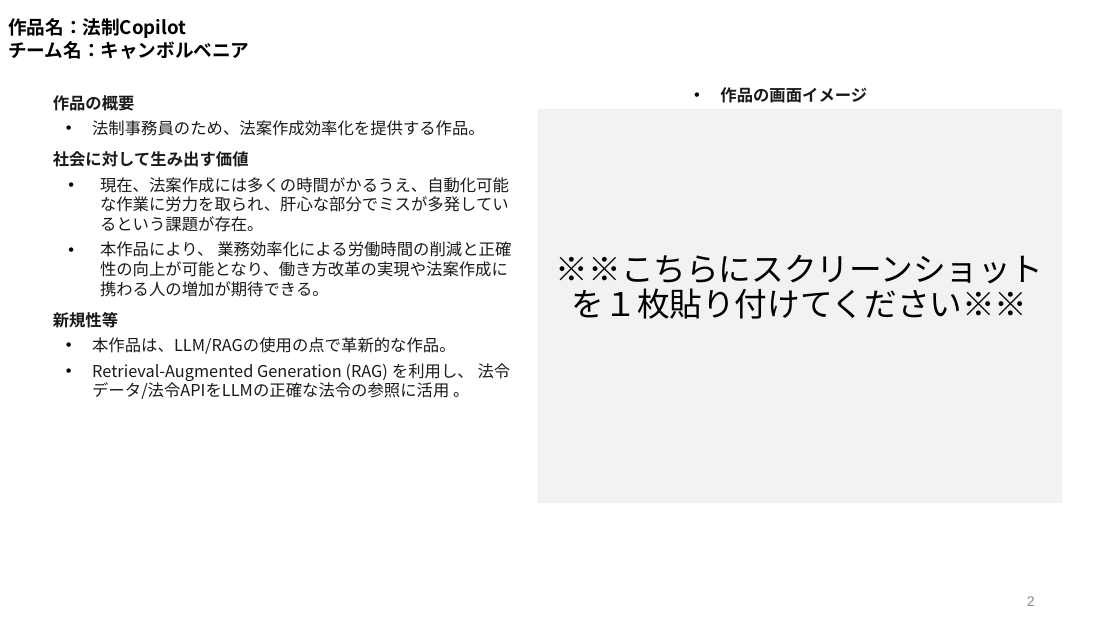
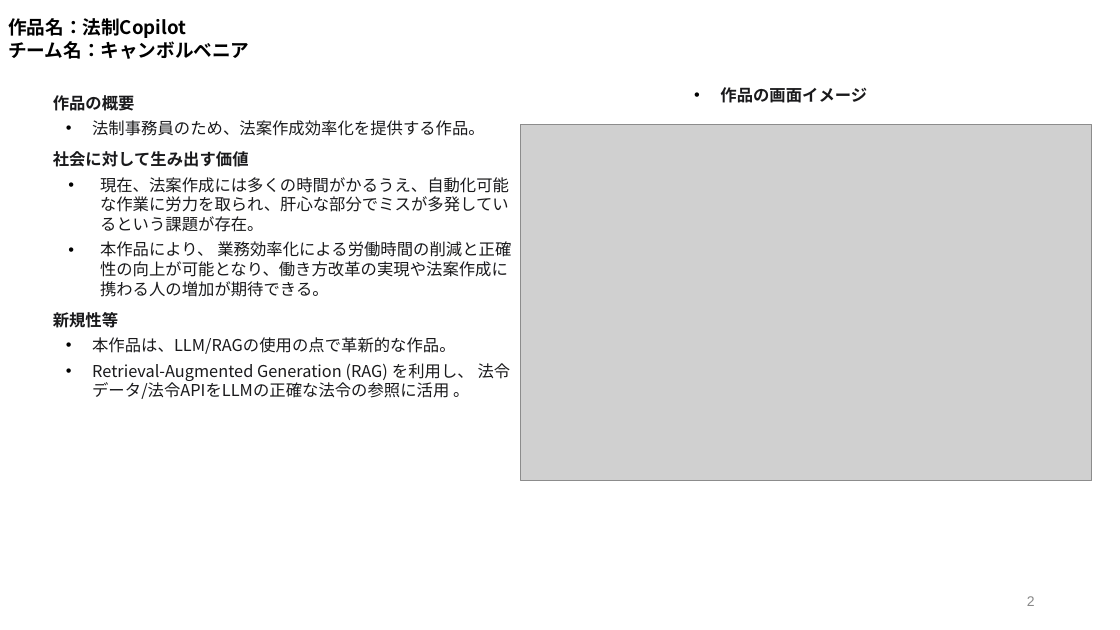
Before and after one commit to yutatokoi/canbourvania, a slide deck: slide 2 of submission/05_キャンボルベニア_XXX_02_概要一枚資料.pptx. Drawn at 1120x630 pixels with LibreOffice and Linux fonts; fonts in the diff are those of the drawing; grey boxes stand for pictures. Boxes give left, top, right and bottom in pixels: in the first picture for what was removed or moved away, otherwise in the second. Text is boxed around its words. In the diff, an @@ line names an element or a change of style, - is before the commit and + after.

Commit message:
add screenshot

```diff
--- a/submission/05_キャンボルベニア_XXX_02_概要一枚資料.pptx
+++ b/submission/05_キャンボルベニア_XXX_02_概要一枚資料.pptx
@@ rectangle removed at [538, 109, 1062, 503] @@
-※※こちらにスクリーンショットを１枚貼り付けてください※※
@@ picture added at [521, 124, 1092, 481] @@
```
